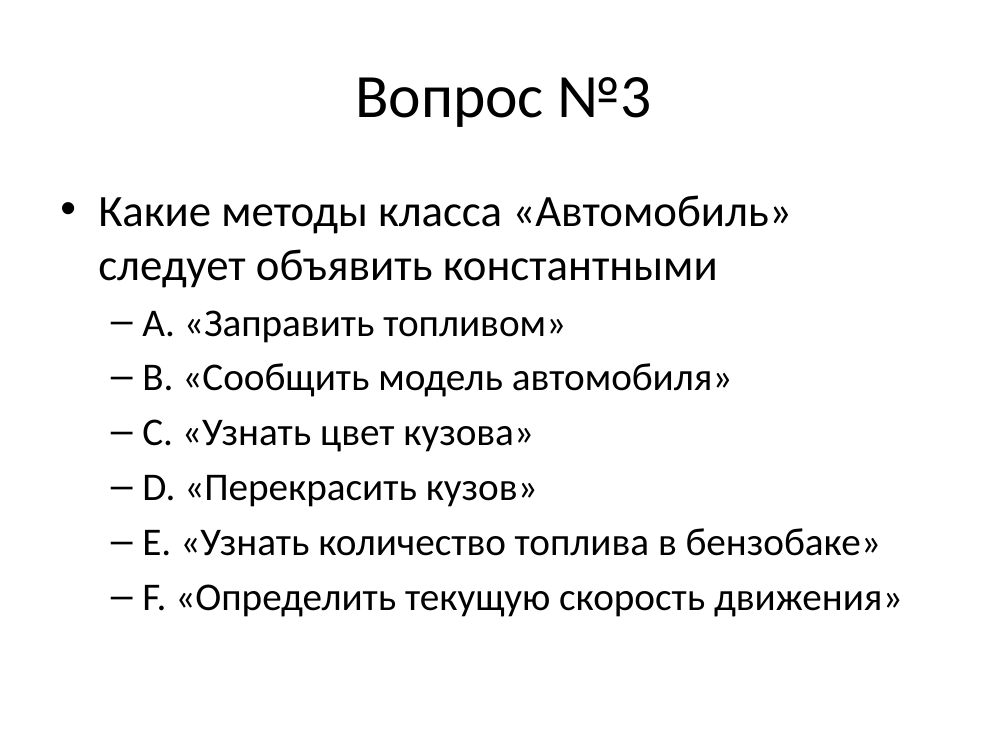
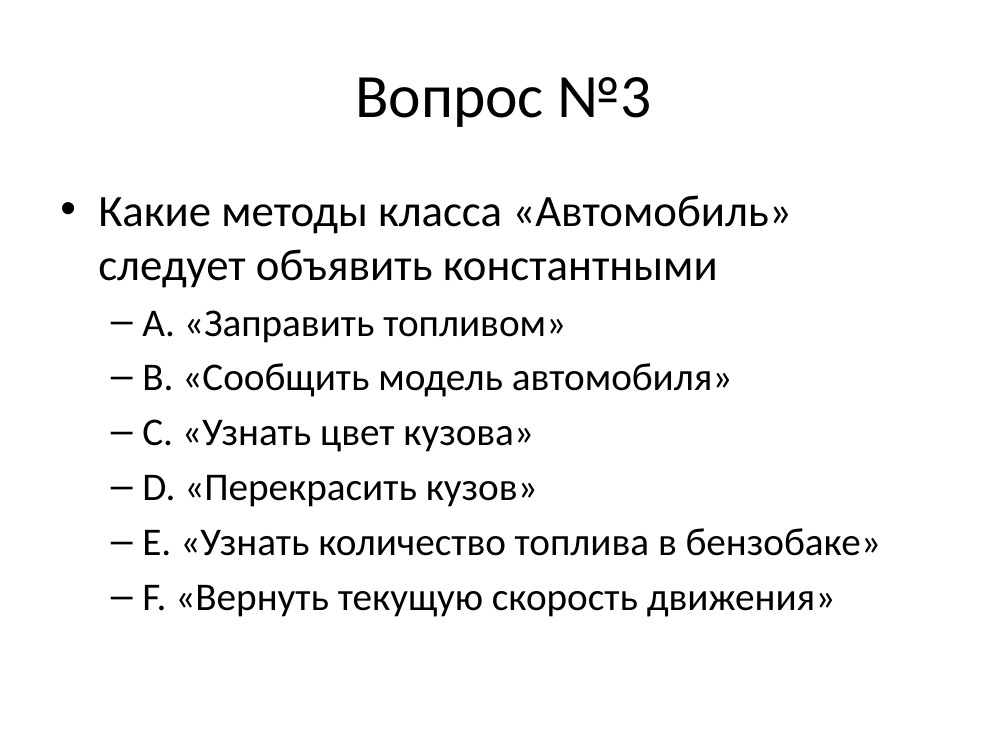
Before and after one commit to alexey-malov/oop, a slide deck: slide 3 of lectures/02/Тест.pptx. Drawn at 1008x756 pixels with LibreOffice and Linux fonts; fonts in the diff are those of the drawing. Boxes give left, top, right and bottom in pixels: in the first picture for what was removed or moved away, otherwise in the second. Text is boxed around its words. In the diff, an @@ line names an element or a change of style, - is before the commit and + after.

```diff
--- a/lectures/02/Тест.pptx
+++ b/lectures/02/Тест.pptx
@@ text at box(142, 585, 836, 617): text changed @@
-  – F. «Определить текущую скорость движения»
+  – F. «Вернуть текущую скорость движения»
```
Also in this commit, not shown: 1 other slide changed, 2 other files.
